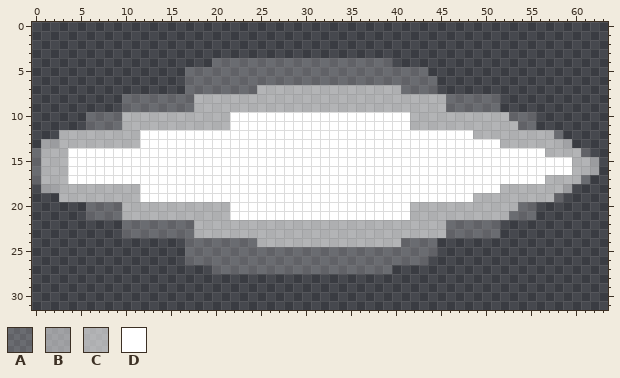
A pixel-art file gets an edit: Assets/Sprites/Anims/Lightning 2.ase. Above: the version before the commit.
64x32 pixels, 1 frame.
Palette (. is transparent): A #ffffff32  B #ffffff7d  C #ffffff96  D #ffffff
And afterwards:
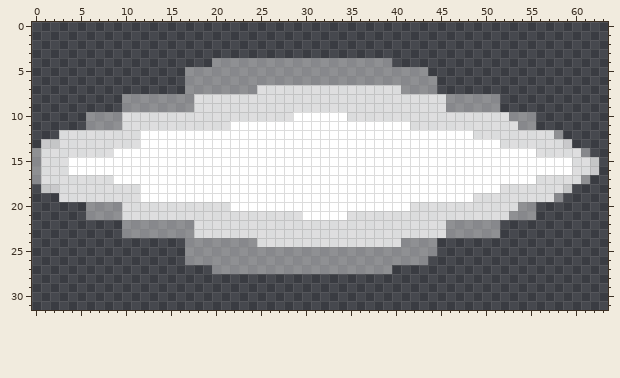
Edits made:
layer "Layer 2" opacity 49% -> 71%
layer "Layer 3" opacity 20% -> 39%
@@ palette @@
-A #ffffff32
+A #ffffff64
-B #ffffff7d
+B #ffffffb4
-C #ffffff96
+C #ffffffd1
--- layer "Layer 1"
@@ x 20..43 @@
  9 CCCCCCCCCCCCCCCCCCCCCCCC
-10 CCDDDDDDDDDDDDDDDDDDDDCC
+10 CCCCCCCCCDDDDDDCCCCCCCCC
 11 CCDDDDDDDDDDDDDDDDDDDDCC
@@ x 0..63 @@
 13 .BBCCCCCCCCCDDDDDDDDDDDDDDDDDDDDDDDDDDDDDDDDDDDDDDDDCCCCCCCB....
-14 ACCCDDDDDDDDDDDDDDDDDDDDDDDDDDDDDDDDDDDDDDDDDDDDDDDDDDDDDCCCCA..
+14 ACCCCCCCCDDDDDDDDDDDDDDDDDDDDDDDDDDDDDDDDDDDDDDDDDDDDDDDCCCCCA..
 15 ACCCDDDDDDDDDDDDDDDDDDDDDDDDDDDDDDDDDDDDDDDDDDDDDDDDDDDDDDDDCCB.
 16 ACCCDDDDDDDDDDDDDDDDDDDDDDDDDDDDDDDDDDDDDDDDDDDDDDDDDDDDDDDDCCB.
-17 ACCCDDDDDDDDDDDDDDDDDDDDDDDDDDDDDDDDDDDDDDDDDDDDDDDDDDDDDCCCCA..
+17 ACCCCCCCCDDDDDDDDDDDDDDDDDDDDDDDDDDDDDDDDDDDDDDDDDDDDDDDCCCCCA..
 18 .BBCCCCCCCCCDDDDDDDDDDDDDDDDDDDDDDDDDDDDDDDDDDDDDDDDCCCCCCCB....
@@ x 20..43 @@
 20 CCDDDDDDDDDDDDDDDDDDDDCC
-21 CCDDDDDDDDDDDDDDDDDDDDCC
+21 CCCCCCCCCCDDDDDCCCCCCCCC
 22 CCCCCCCCCCCCCCCCCCCCCCCC
Where, in picture pixels (left, top, right, bottom), the same in both pictures:
changed: (32, 58, 599, 274)
